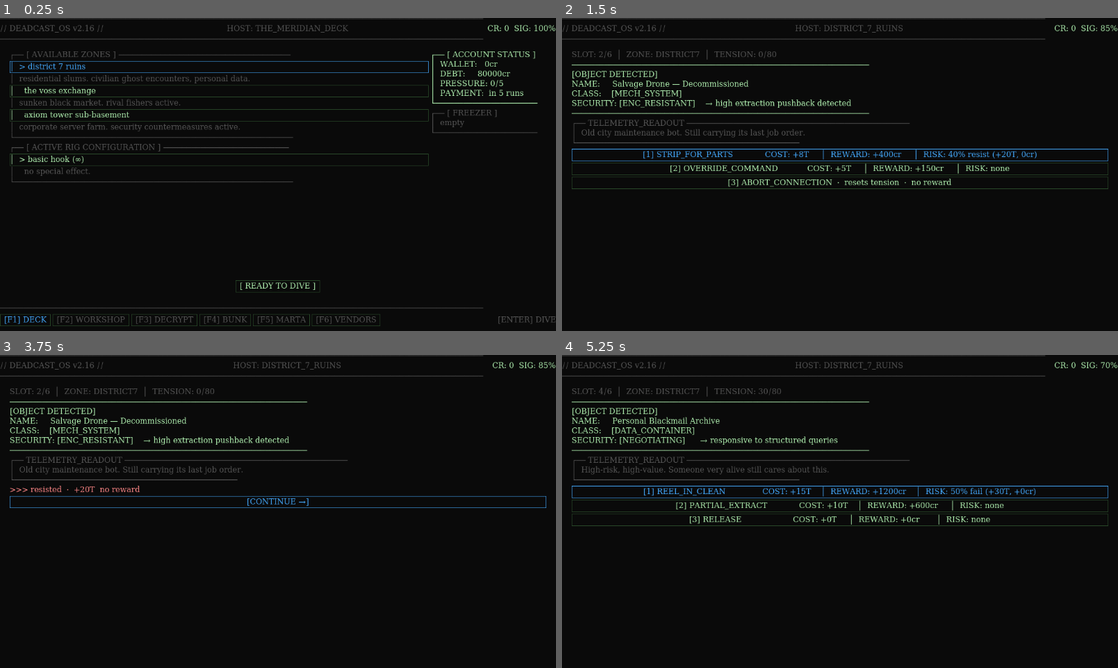
Above: before the commit, frames 1-4 (two rows, left to right).
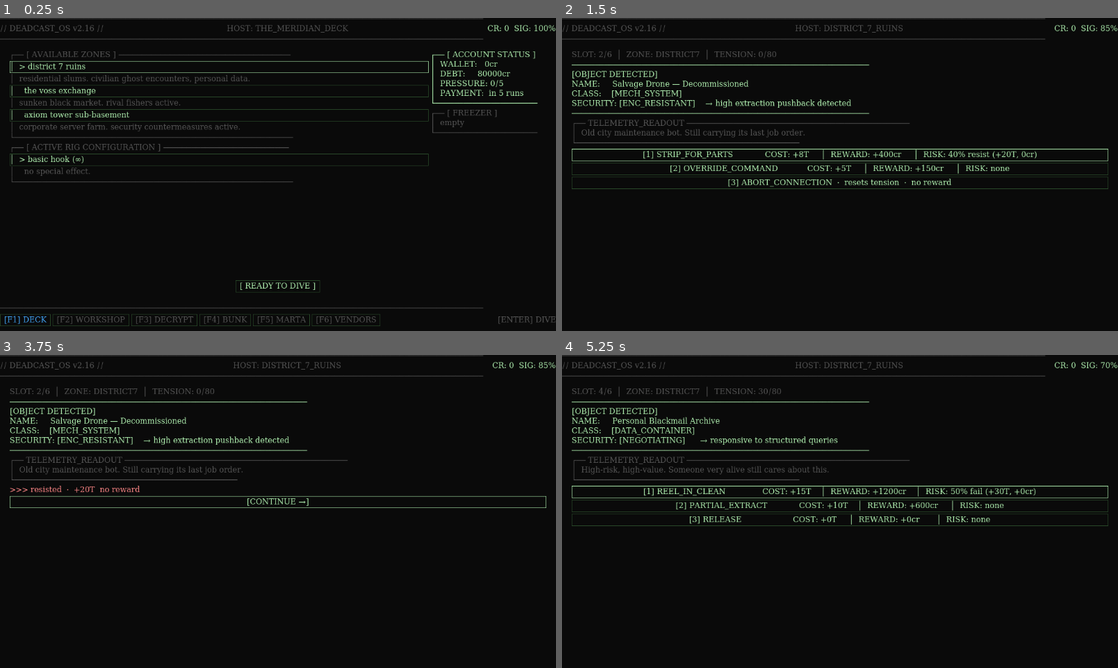
Above: after the commit, the same moments.

Repository: Teeohbee/deadcast
Game: Godot game, scene res://scenes/AppShell.tscn
Same seed, same stepped clock (60 frames per second), same inputs: the game is played once before the commit and once after it.
Inputs (mouse positions are in pixels of both pictures, inside the frame that each line leads up to):
- Up to frame 1 (0.25 s): no input
- Up to frame 2 (1.5 s): click "[ READY TO DIVE ]" at 0.5 s; click "[1] LISTEN COST: +0T │ REWARD…" at 1.25 s
- Up to frame 3 (3.75 s): click "[1] STRIP_FOR_PARTS COST: +8T…" at 2 s; tap Enter at 2.75 s; move the mouse to (400, 495) at 2.77 s; hold Space (action_reel) 2.78-3.5 s; click (400, 495) at 2.92 s; drag from (166, 527) to (250, 574) at 3.52 s
- Up to frame 4 (5.25 s): click "[CONTINUE →]" at 4.25 s; click "[2] EXTRACT_MEMORY COST: +10T…" at 5 s

The runs differ from the first frame. In frame 1, 0.4% of the frame differs, in the area x 1-78%, y 13-18%; in frame 2, 0.9%, in the area x 1-99%, y 41-46%; in frame 3, 0.5%; in frame 4, 0.9%.

Commit message:
fix: replace blue focus highlight with green terminal colour
Focus border and font colour were using COL_ACCENT (blue), reading as
default Godot engine UI. Now uses COL_TEXT (green) to stay within the
terminal palette.

Diff:
--- a/autoload/UIStyle.gd
+++ b/autoload/UIStyle.gd
@@ -47,7 +47,7 @@
 	hover.content_margin_bottom = 4
 
 	var focus := normal.duplicate()
-	focus.border_color = COL_ACCENT
+	focus.border_color = COL_TEXT
 
 	var pressed := StyleBoxFlat.new()
 	pressed.bg_color = Color("#0a2a0a")
@@ -64,7 +64,7 @@
 	btn.add_theme_stylebox_override("pressed", pressed)
 	btn.add_theme_color_override("font_color", COL_TEXT)
 	btn.add_theme_color_override("font_hover_color", COL_TEXT)
-	btn.add_theme_color_override("font_focus_color", COL_ACCENT)
+	btn.add_theme_color_override("font_focus_color", COL_TEXT)
 	btn.add_theme_color_override("font_pressed_color", COL_ACCENT)
 
 func apply_panel(panel: PanelContainer) -> void:
